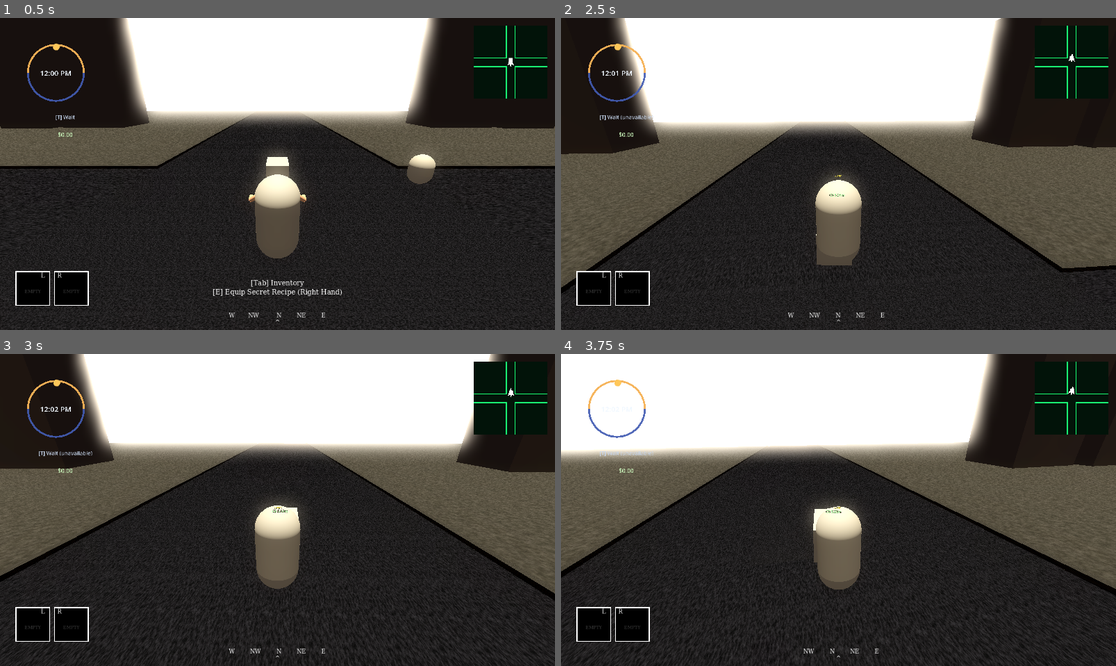
Above: before the commit, frames 1-4 (two rows, left to right).
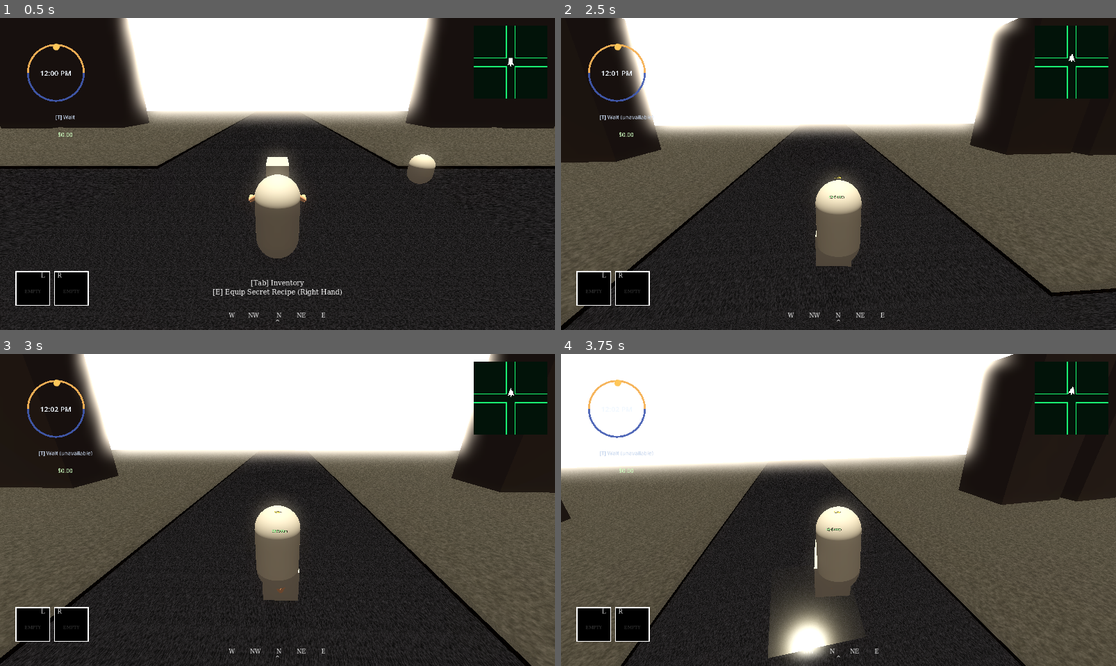
Above: after the commit, the same moments.

Repository: miles5g/paletero
Game: Godot game, scene res://world.tscn
Same seed, same stepped clock (60 frames per second), same inputs: the game is played once before the commit and once after it.
Inputs (mouse positions are in pixels of both pictures, inside the frame that each line leads up to):
- Up to frame 1 (0.5 s): no input
- Up to frame 2 (2.5 s): tap Enter at 0.5 s; move the mouse to (866, 174) at 0.52 s; hold W (move_forward) from 0.53 s (still down); tap Space (jump) at 0.6, 0.77, 1.07, 1.52, 1.55, 1.82, 2.3 s; click (866, 174) at 0.67 s; move the mouse to (810, 174) at 1.27 s; tap Ctrl (crouch) at 1.35 s; move the mouse to (849, 167) at 2.02 s; tap E (interact) at 2.1 s
- Up to frame 3 (3 s): keep holding W (move_forward); move the mouse to (271, 516) at 2.77 s; tap Shift (sprint) at 2.85 s; click (271, 516) at 2.92 s
- Up to frame 4 (3.75 s): keep holding W (move_forward); tap Space (jump) at 3.02, 3.05, 3.32 s; move the mouse to (877, 513) at 3.52 s; hold Enter from 3.53 s (still down)

Frame 1 is identical in both runs. In frame 2, 11% of the frame differs, in the area x 0-100%, y 0-100%; in frame 3, 22%; in frame 4, 36%.

Commit message:
Fix cart jump gating: contacts, ray probe, and spawn setup
Enable RigidBody contact reporting on spawned cart for integrate_forces.
Add downward ray support for jump eligibility under Jolt when contacts are unreliable.
Fall back to ray in can_player_jump when physics tick ordering leaves flags stale.

Co-authored-by: Cursor <cursoragent@cursor.com>

Diff:
--- a/cart.gd
+++ b/cart.gd
@@ -30,6 +30,12 @@
 ## --- Heavy impact feedback (simple layer-2 structural check) ---
 @export var impact_layer_2_min_speed: float = 5.8
 @export var impact_feedback_cooldown_sec: float = 0.18
+## Jump gating lives on the cart so the player keys off cart support, not body contacts.
+@export var jump_ground_normal_min_dot: float = 0.35
+@export var jump_coyote_sec: float = 0.12
+## Hull-local start / cast length for ground ray (works when Jolt reports 0 contacts in integrate).
+@export var jump_support_ray_local_y: float = -0.08
+@export var jump_support_ray_length: float = 2.35
 
 var _handle_zone: Area3D
 var _interaction_area: Area3D
@@ -42,6 +48,8 @@
 var _steer_rope_cb_debug: MeshInstance3D = null
 var _steer_rope_cb_length_label: Label3D = null
 var _impact_feedback_cd_t: float = 0.0
+var _jump_grounded: bool = false
+var _jump_coyote_t: float = 0.0
 
 var inventory_list: Array[ItemResource] = []
 
@@ -275,6 +283,7 @@
 	# - Player script applies translational coupling (XZ + mild Y) while pushing.
 	# - Cart script applies rotational stabilization and heading assist.
 	# Keeping these responsibilities split avoids duplicate/competing force stacks.
+	_update_jump_support_state(state)
 	var player := _grabber_player()
 	var av := state.angular_velocity
 	var push_intent := 1.0
@@ -293,6 +302,58 @@
 		_update_steer_debug_sources(state, player)
 	elif steer_debug_visible:
 		_update_steer_debug_sources(state, null)
+
+
+func _cast_jump_support_ray(space: PhysicsDirectSpaceState3D, xf: Transform3D) -> bool:
+	var from := xf.origin + xf.basis * Vector3(0.0, jump_support_ray_local_y, 0.0)
+	var to := from + xf.basis * Vector3(0.0, -jump_support_ray_length, 0.0)
+	var q := PhysicsRayQueryParameters3D.create(from, to)
+	q.collision_mask = collision_mask
+	q.exclude = [get_rid()]
+	return not space.intersect_ray(q).is_empty()
+
+
+func _contacts_support_jump(state: PhysicsDirectBodyState3D) -> bool:
+	var min_up_dot := clampf(jump_ground_normal_min_dot, -1.0, 1.0)
+	var origin_y := state.transform.origin.y
+	for i in range(state.get_contact_count()):
+		var n_local := state.get_contact_local_normal(i)
+		var n_world := (state.transform.basis * n_local).normalized()
+		if n_world.dot(Vector3.UP) < 0.0:
+			n_world = -n_world
+		if n_world.dot(Vector3.UP) < min_up_dot:
+			continue
+		var c_pos := state.get_contact_local_position(i)
+		if c_pos.y > origin_y + 0.42:
+			continue
+		return true
+	return false
+
+
+func _update_jump_support_state(state: PhysicsDirectBodyState3D) -> void:
+	var grounded := false
+	var space_state := state.get_space_state()
+	if space_state != null and _cast_jump_support_ray(space_state, state.transform):
+		grounded = true
+	if not grounded:
+		grounded = _contacts_support_jump(state)
+	_jump_grounded = grounded
+	if grounded:
+		_jump_coyote_t = jump_coyote_sec
+	else:
+		_jump_coyote_t = maxf(0.0, _jump_coyote_t - state.step)
+
+
+func can_player_jump() -> bool:
+	if _jump_coyote_t > 0.0:
+		return true
+	if _jump_grounded:
+		return true
+	# Player._physics_process can run before this body's integrate step for this tick; ray uses current pose.
+	var w := get_world_3d()
+	if w == null:
+		return false
+	return _cast_jump_support_ray(w.direct_space_state, global_transform)
 
 
 func _grabber_player() -> CharacterBody3D:
--- a/player.gd
+++ b/player.gd
@@ -203,11 +203,13 @@
 	if _cart_jump_sync_t > 0.0:
 		_cart_jump_sync_t = maxf(0.0, _cart_jump_sync_t - delta)
 
-	var can_player_jump := player_grounded or _player_jump_coyote_t > 0.0
-	var can_cart_jump := true
+	var can_jump := player_grounded or _player_jump_coyote_t > 0.0
 	if is_pushing:
-		can_cart_jump = current_cart != null and is_instance_valid(current_cart) and current_cart.get_contact_count() > 0
-	if Input.is_action_just_pressed("jump") and can_player_jump and can_cart_jump:
+		can_jump = current_cart != null \
+			and is_instance_valid(current_cart) \
+			and current_cart.has_method("can_player_jump") \
+			and current_cart.can_player_jump()
+	if Input.is_action_just_pressed("jump") and can_jump:
 		if is_pushing and current_cart != null and is_instance_valid(current_cart):
 			# Trigger cart launch immediately on jump press so it "starts" the hop a touch earlier.
 			_sync_cart_jump_launch(cart_jump_lead_vertical_bonus)
--- a/world.gd
+++ b/world.gd
@@ -680,6 +680,9 @@
 	var cart = RigidBody3D.new()
 	cart.name = "Cart"
 	cart.mass = 12.0
+	# Needed so cart.gd can read contacts in _integrate_forces (jump gating, impacts).
+	cart.contact_monitor = true
+	cart.max_contacts_reported = 16
 	# Collide with both gameplay/default (1) and structural (2) layers.
 	cart.collision_layer = 1
 	cart.collision_mask = (1 << 0) | (1 << 1)
